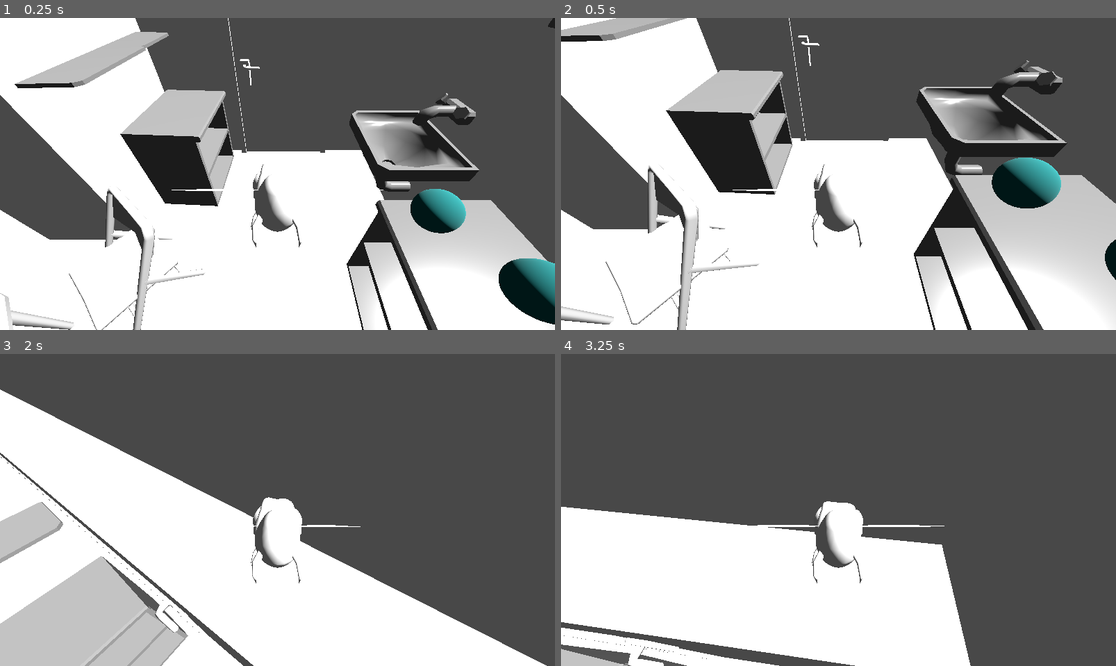
Above: before the commit, frames 1-4 (two rows, left to right).
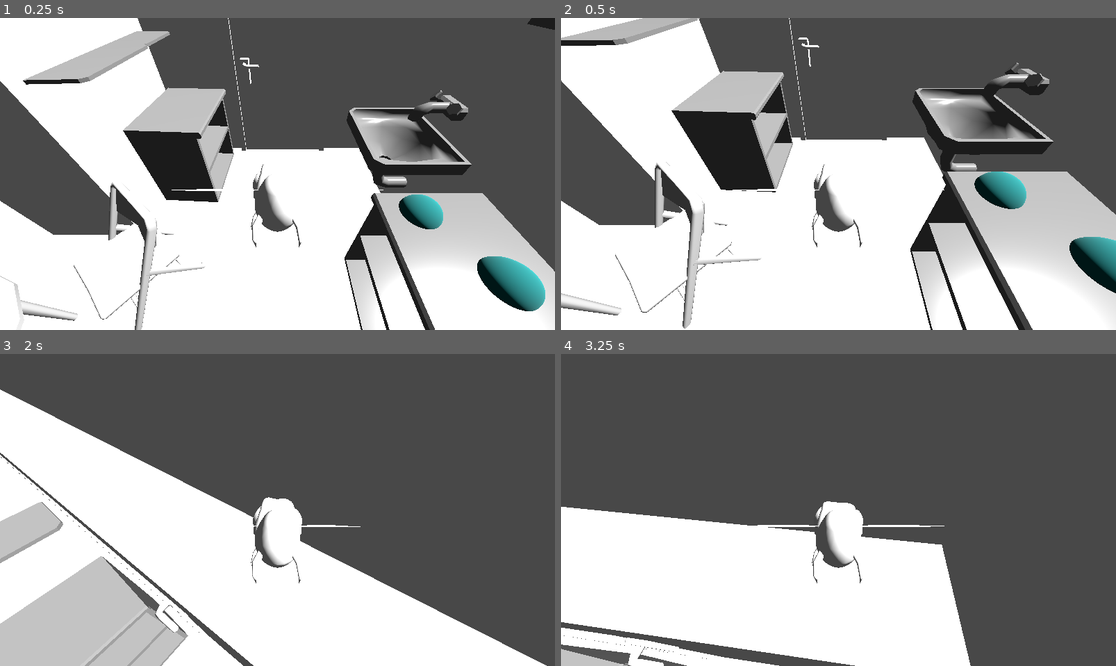
Above: after the commit, the same moments.

Repository: serb2331/gmtk-2025
Game: Godot game, scene res://room.tscn
Two runs of this game, one before a commit and one after it. Both use one fixed random seed, a clock stepped at 60 frames per second and the inputs below.
Inputs (mouse positions are in pixels of both pictures, inside the frame that each line leads up to):
- Up to frame 1 (0.25 s): no input
- Up to frame 2 (0.5 s): no input
- Up to frame 3 (2 s): move the mouse to (305, 510) at 0.52 s; hold Space (fly) 0.53-1.28 s; hold W (move_forward) from 0.53 s (still down); move the mouse to (249, 510) at 1.27 s; tap Space (fly) at 1.35 s
- Up to frame 4 (3.25 s): keep holding W (move_forward); move the mouse to (849, 503) at 2.02 s; hold Space (fly) 2.03-2.78 s; move the mouse to (832, 516) at 2.77 s; tap Space (fly) at 2.85 s

The runs differ from the first frame. In frame 1, 12% of the frame differs, in the area x 0-100%, y 0-100%; in frame 2, 14%; in frame 3, less than 0.1%; in frame 4, less than 0.1%.
Error after the commit: Attempt to call function 'instantiate' in base 'null instance' on a null instance. (res://scripts/food_generator.gd:48)

Commit message:
added random food meshed for generation

Diff:
--- a/phly/food.gd
+++ b/phly/food.gd
@@ -3,17 +3,51 @@
 var size: int = 1
 
 func set_size(new_size: int) -> void:
-    size = new_size
+	size = new_size
+
+func set_type(food_instance: Node) -> void:
+	var mesh_node: MeshInstance3D = null
+	for child in food_instance.get_children():
+		if child is MeshInstance3D:
+			mesh_node = child
+			break
+
+	if mesh_node:
+		var my_mesh: MeshInstance3D = null
+		for child in get_children():
+			if child is MeshInstance3D:
+				my_mesh = child
+				break
+
+		if my_mesh:
+			my_mesh.mesh = mesh_node.mesh
+			my_mesh.scale = Vector3(0.01, 0.01, 0.01)
+			var random_y = randf_range(0.0, TAU)
+			my_mesh.rotation.y = random_y
+
+			var static_body = StaticBody3D.new()
+			static_body.name = "StaticBody3D"
+			add_child(static_body)
+
+			var collision_shape = CollisionShape3D.new()
+			static_body.add_child(collision_shape)
+
+			collision_shape.shape = my_mesh.mesh.create_trimesh_shape()
+			static_body.transform = my_mesh.transform
+		else:
+			print("No MeshInstance3D found in this scene")
+	else:
+		print("Could not find MeshInstance3D in SM_Apple.fbx")
 
 func decrease_size(amount: int = 1) -> void:
-    size -= amount
-    print("Food size is now:", size)
-    if size <= 0:
-        queue_free()
+	size -= amount
+	print("Food size is now:", size)
+	if size <= 0:
+		queue_free()
 
 
 func _on_area_3d_body_entered(body:Node3D) -> void:
-    print("Something entered the area:", body)
+	print("Something entered the area:", body)
 
-    if body.has_method("on_area_entered"):
-        body.on_area_entered(self)
+	if body.has_method("on_area_entered"):
+		body.on_area_entered(self)
--- a/phly/food.tscn
+++ b/phly/food.tscn
@@ -10,8 +10,6 @@
 [sub_resource type="SphereMesh" id="SphereMesh_4x0hx"]
 material = SubResource("StandardMaterial3D_6gpfs")
 
-[sub_resource type="SphereShape3D" id="SphereShape3D_4x0hx"]
-
 [node name="Food" type="Node3D"]
 script = ExtResource("1_8txok")
 
@@ -20,14 +18,8 @@
 [node name="CollisionShape3D" type="CollisionShape3D" parent="Area3D"]
 shape = SubResource("SphereShape3D_8txok")
 
-[node name="MeshInstance3D" type="MeshInstance3D" parent="."]
+[node name="FoodMesh" type="MeshInstance3D" parent="."]
 transform = Transform3D(0.2, 0, 0, 0, 0.2, 0, 0, 0, 0.2, 0, 0, 0)
 mesh = SubResource("SphereMesh_4x0hx")
 
-[node name="StaticBody3D" type="StaticBody3D" parent="."]
-
-[node name="CollisionShape3D" type="CollisionShape3D" parent="StaticBody3D"]
-transform = Transform3D(0.2, 0, 0, 0, 0.2, 0, 0, 0, 0.2, 0, 0, 0)
-shape = SubResource("SphereShape3D_4x0hx")
-
 [connection signal="body_entered" from="Area3D" to="." method="_on_area_3d_body_entered"]
--- a/phly/scripts/food_generator.gd
+++ b/phly/scripts/food_generator.gd
@@ -1,30 +1,30 @@
 extends Node
 
-const MIN_FOOD_DISTANCE = 0.2
+const MIN_FOOD_DISTANCE = 0.3
 
 const table1 = [
-		Vector3(-1.568, 0.943, 1.348),
-		Vector3(-1.568, 0.943, 0.732),
-		Vector3(-1.192, 0.943, 0.732),
-		Vector3(-1.192, 0.943, 1.348)
-	]
+    Vector3(-1.568, 0.843, 1.348),
+    Vector3(-1.568, 0.843, 0.732),
+    Vector3(-1.192, 0.843, 0.732),
+    Vector3(-1.192, 0.843, 1.348)
+]
 const table2 = [
-	Vector3(-1.642, 0.943, 0.543),
-	Vector3(-1.642, 0.943, -0.083),
-	Vector3(-1.201, 0.943, -0.083),
-	Vector3(-1.201, 0.943, 0.534),
+    Vector3(-1.642, 0.843, 0.543),
+    Vector3(-1.642, 0.843, -0.083),
+    Vector3(-1.201, 0.843, -0.083),
+    Vector3(-1.201, 0.843, 0.534),
 ]
-const corner_table =  [
-	Vector3(-1.201, 0.949, -0.339),
-	Vector3(-1.142, 0.949, -0.77),
-	Vector3(-1.603, 0.949, -0.77),
-	Vector3(-1.603, 0.949, -0.277),
+const corner_table = [
+    Vector3(-1.201, 0.849, -0.339),
+    Vector3(-1.142, 0.849, -0.77),
+    Vector3(-1.603, 0.849, -0.77),
+    Vector3(-1.603, 0.849, -0.277),
 ]
 const window_table = [
-	Vector3(-0.898, 0.957, -0.777),
-	Vector3(-0.898, 0.957, -0.342),
-	Vector3(-0.284, 0.957, -0.342),
-	Vector3(-0.284, 0.957, -0.678),
+    Vector3(-0.898, 0.857, -0.777),
+    Vector3(-0.898, 0.857, -0.342),
+    Vector3(-0.284, 0.857, -0.342),
+    Vector3(-0.284, 0.857, -0.678),
 ]
 const PLANES_TO_GENERATE_ON = [
 	table1,
@@ -34,6 +34,18 @@
 ]
 
 const FOOD_COUNT = 10
+
+func get_random_food() -> Node:
+	var food_scenes = [
+        load("res://assets/environment/food_items/SM_Apple.fbx"),
+        load("res://assets/environment/food_items/SM_Banana.fbx"),
+        load("res://assets/environment/food_items/SM_Bottle.fbx"),
+        load("res://assets/environment/food_items/SM_Bread.fbx"),
+        load("res://assets/environment/food_items/SM_Pizza.fbx"),
+        load("res://assets/environment/food_items/SM_Pot.fbx")
+    ]
+	var random_scene = food_scenes.pick_random()
+	return random_scene.instantiate()
 
 func random_point_on_plane(plane: Array) -> Vector3:
 	var u = randf()
@@ -65,6 +77,8 @@
 			var pos = random_point_on_plane(plane)
 			if is_position_free(pos, parent):
 				var food = food_scene.instantiate()
+				var food_type = get_random_food()
+				food.set_type(food_type)
 				food.global_transform.origin = pos
 				if food.has_method("set_size"):
 					food.set_size(randi_range(1, 5))
Not shown: 1 places in phly/food.tscn that only renumber resources
